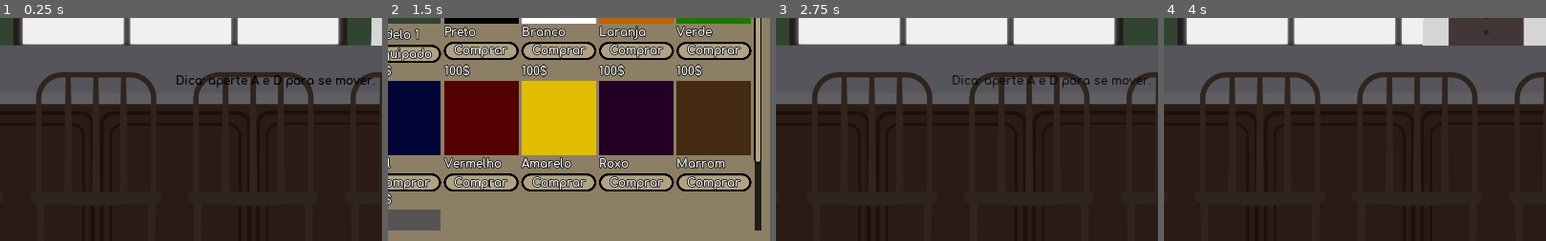
Above: before the commit, frames 1-4 (left to right).
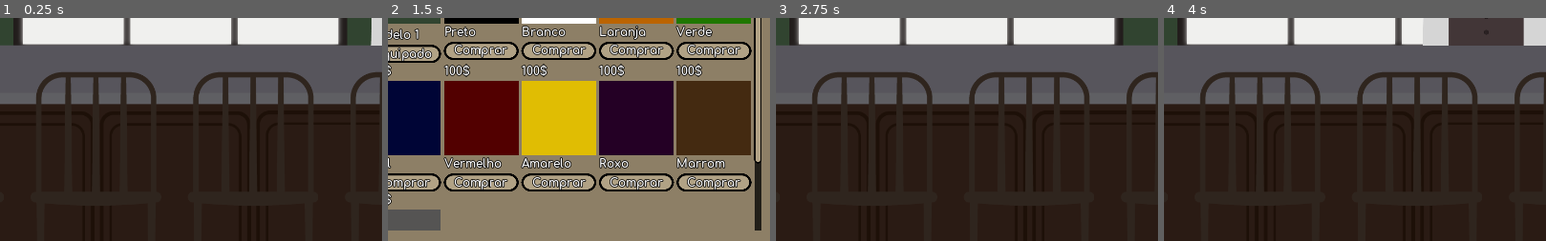
Above: after the commit, the same moments.

Repository: gustavopedrosob/buteco
Game: Godot game, scene res://scenes/Game.tscn
The game is run twice, just before and just after one commit, with the same random seed, the same clock (stepped at 60 frames per second) and the same inputs. This scene is started directly instead of the project's main scene.
Inputs (mouse positions are % of the whole screen's width and height, from its top left):
- Up to frame 1 (0.25 s): no input
- Up to frame 2 (1.5 s): tap Enter at 0.5 s; move the mouse to (72, 45) at 0.52 s; hold Right (ui_right) 0.53-1.28 s; hold E (interagir) 0.53-1.28 s; tap Space (ui_select) at 0.77, 1.25 s; move the mouse to (30, 55) at 1.27 s; hold S from 1.28 s (still down); tap E (interagir) at 1.35 s
- Up to frame 3 (2.75 s): tap Space (ui_select) at 1.52 s; tap Enter at 2 s; move the mouse to (60, 28) at 2.02 s; release S at 2.03 s; hold Right (ui_right) from 2.03 s (still down); hold E (interagir) from 2.03 s (still down)
- Up to frame 4 (4 s): tap Space (ui_select) at 2.75, 3.02, 3.77 s; move the mouse to (45, 70) at 2.77 s; release E (interagir) at 2.78 s; tap E (interagir) at 2.85 s; tap Enter at 3.5 s; move the mouse to (80, 65) at 3.52 s; release Right (ui_right) at 3.53 s; hold Left (ui_left) from 3.53 s (still down); hold E (interagir) from 3.53 s (still down)
The pictures show only the part of the screen within x 27-77%, y 36-86%; the shares and areas given below are measured in that part.

The runs differ from the first frame. In frame 1, 0.7% of the frame differs, in the area x 46-98%, y 25-32%; in frame 2, nothing differs; in frame 3, 0.6%; in frame 4, nothing differs.
Error in both runs: Invalid type in function 'file_exists' in base '_Directory'. Cannot convert argument 1 from Nil to String. (res://scripts/Barman)

Commit message:
Corrigido: o jogo crashava ao voltar para tela inicial, e cena de dica removida.

Diff:
--- a/scenes/Game.tscn
+++ b/scenes/Game.tscn
@@ -1,11 +1,10 @@
-[gd_scene load_steps=8 format=2]
+[gd_scene load_steps=7 format=2]
 
 [ext_resource path="res://scenes/Pause.tscn" type="PackedScene" id=1]
 [ext_resource path="res://scenes/Pub.tscn" type="PackedScene" id=2]
 [ext_resource path="res://scripts/Game.gd" type="Script" id=3]
 [ext_resource path="res://theme.tres" type="Theme" id=4]
 [ext_resource path="res://scripts/Hour.gd" type="Script" id=5]
-[ext_resource path="res://scenes/Tip.tscn" type="PackedScene" id=7]
 [ext_resource path="res://scenes/Shop.tscn" type="PackedScene" id=10]
 
 [node name="Game" type="Node"]
@@ -48,9 +47,6 @@
 "_edit_use_anchors_": false
 }
 
-[node name="Tip" parent="." instance=ExtResource( 7 )]
-visible = false
-
 [node name="Shop" parent="." instance=ExtResource( 10 )]
 
 [node name="Pause" parent="." instance=ExtResource( 1 )]
--- a/scenes/Tip.tscn
+++ /dev/null
@@ -1,85 +0,0 @@
-[gd_scene load_steps=5 format=2]
-
-[ext_resource path="res://fonts/Comfortaa-Bold.ttf" type="DynamicFontData" id=1]
-[ext_resource path="res://scripts/Tip.gd" type="Script" id=2]
-
-[sub_resource type="Animation" id=1]
-resource_name = "Fadeout"
-tracks/0/type = "bezier"
-tracks/0/path = NodePath("AnimationPlayer/Label:custom_colors/font_color:r")
-tracks/0/interp = 1
-tracks/0/loop_wrap = true
-tracks/0/imported = false
-tracks/0/enabled = true
-tracks/0/keys = {
-"points": PoolRealArray( 0, -0.25, 0, 0.25, 0, 0, -0.25, 0, 0.25, 0 ),
-"times": PoolRealArray( 0, 1 )
-}
-tracks/1/type = "bezier"
-tracks/1/path = NodePath("AnimationPlayer/Label:custom_colors/font_color:g")
-tracks/1/interp = 1
-tracks/1/loop_wrap = true
-tracks/1/imported = false
-tracks/1/enabled = true
-tracks/1/keys = {
-"points": PoolRealArray( 0, -0.25, 0, 0.25, 0, 0, -0.25, 0, 0.25, 0 ),
-"times": PoolRealArray( 0, 1 )
-}
-tracks/2/type = "bezier"
-tracks/2/path = NodePath("AnimationPlayer/Label:custom_colors/font_color:b")
-tracks/2/interp = 1
-tracks/2/loop_wrap = true
-tracks/2/imported = false
-tracks/2/enabled = true
-tracks/2/keys = {
-"points": PoolRealArray( 0, -0.25, 0, 0.25, 0, 0, -0.25, 0, 0.25, 0 ),
-"times": PoolRealArray( 0, 1 )
-}
-tracks/3/type = "bezier"
-tracks/3/path = NodePath("AnimationPlayer/Label:custom_colors/font_color:a")
-tracks/3/interp = 1
-tracks/3/loop_wrap = true
-tracks/3/imported = false
-tracks/3/enabled = true
-tracks/3/keys = {
-"points": PoolRealArray( 1, -0.25, 0, 0.25, 0, 0, -0.25, 0, 0.25, 0 ),
-"times": PoolRealArray( 0, 1 )
-}
-
-[sub_resource type="DynamicFont" id=2]
-font_data = ExtResource( 1 )
-
-[node name="Tip" type="Control"]
-anchor_right = 1.0
-anchor_bottom = 1.0
-script = ExtResource( 2 )
-__meta__ = {
-"_edit_use_anchors_": false
-}
-
-[node name="CenterContainer" type="CenterContainer" parent="."]
-margin_right = 1025.0
-margin_bottom = 602.0
-
-[node name="AnimationPlayer" type="AnimationPlayer" parent="CenterContainer"]
-anims/Fadeout = SubResource( 1 )
-
-[node name="Label" type="Label" parent="CenterContainer/AnimationPlayer"]
-margin_left = 512.0
-margin_top = 291.0
-margin_right = 512.0
-margin_bottom = 310.0
-custom_fonts/font = SubResource( 2 )
-custom_colors/font_color = Color( 0, 0, 0, 1 )
-align = 1
-valign = 1
-__meta__ = {
-"_edit_use_anchors_": false
-}
-
-[node name="Timer" type="Timer" parent="."]
-wait_time = 2.5
-one_shot = true
-
-[connection signal="animation_finished" from="CenterContainer/AnimationPlayer" to="." method="on_animation_finished"]
-[connection signal="timeout" from="Timer" to="." method="on_timeout"]
--- a/scripts/Game.gd
+++ b/scripts/Game.gd
@@ -1,3 +1,4 @@
+
 extends Node
 
 onready var customer = load("res://scenes/Costumer.tscn")
@@ -22,10 +23,12 @@
 			print('auto-save funcionado')
 
 func spawn_client():
-	yield(get_tree().create_timer(Functions.get_random_int(3, 10)), "timeout")
-	var spawn = customer.instance()
-	spawn.connect("tree_exited", self, "on_cena_tree_exited")
-	Functions.add_and_move_child(self, spawn, 1)
+	var tree = get_tree()
+	if tree:
+		yield(tree.create_timer(Functions.get_random_int(3, 10)), "timeout")
+		var spawn = customer.instance()
+		spawn.connect("tree_exited", self, "on_cena_tree_exited")
+		Functions.add_and_move_child(self, spawn, 1)
 
 func update_language():
 	$VBoxContainer/Money.text = Options.lang_content["money"] % Playervariables.money
